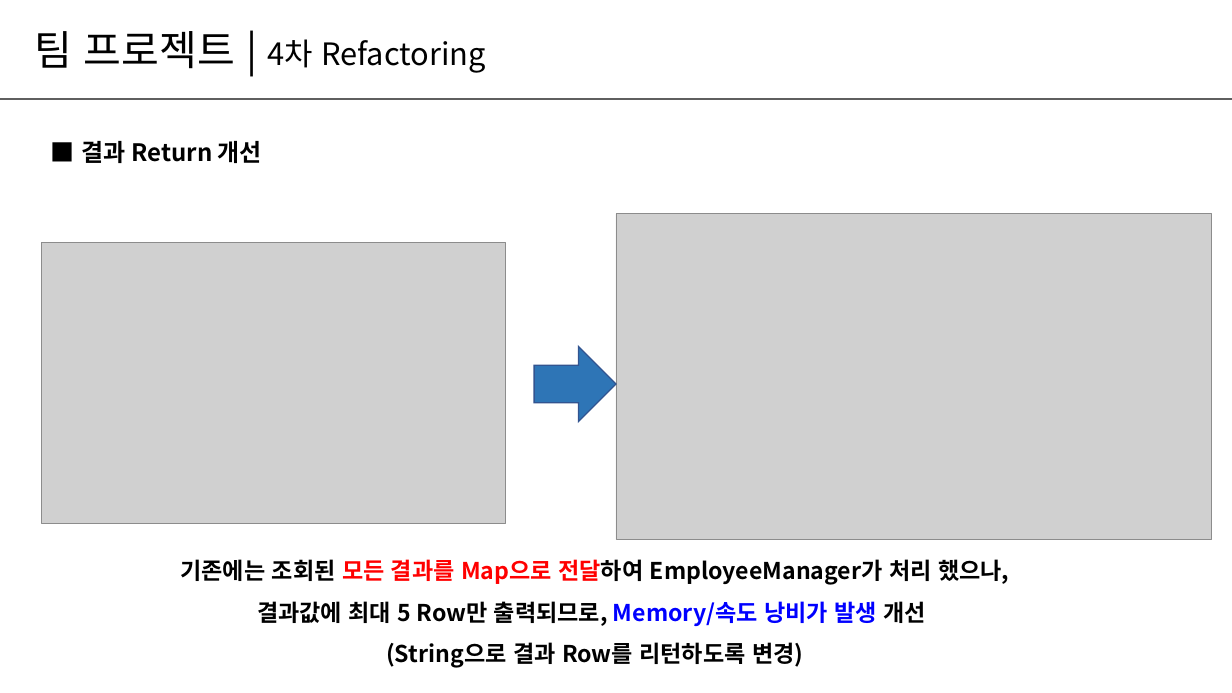
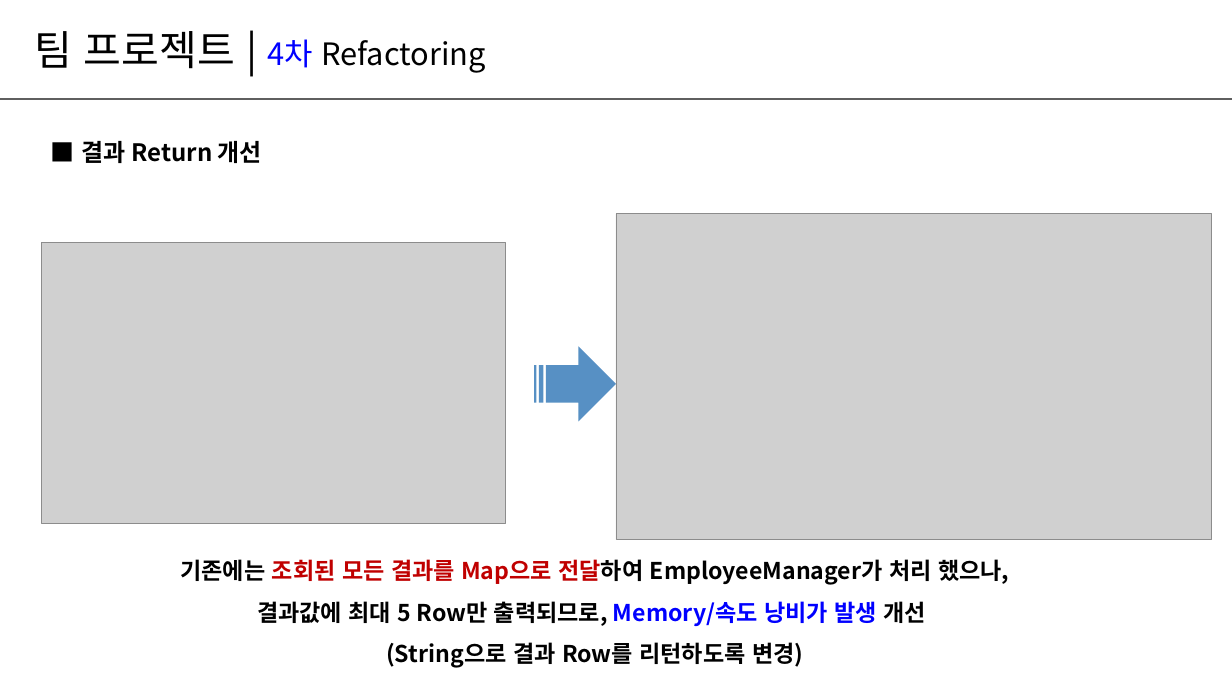
Before and after one commit to wjoongkim/Easy, a slide deck: slide 9 of 팀프로젝트_Easy팀_발표.pptx. Drawn at 1232x693 pixels with LibreOffice and Linux fonts; fonts in the diff are those of the drawing; grey boxes stand for pictures. Boxes give left, top, right and bottom in pixels: in the first picture for what was removed or moved away, otherwise in the second. Text is boxed around its words. In the diff, an @@ line names an element or a change of style, - is before the commit and + after.

```diff
--- a/팀프로젝트_Easy팀_발표.pptx
+++ b/팀프로젝트_Easy팀_발표.pptx
@@ text "팀 프로젝트 | 4차 Refactoring" at (35,31,486,73): text colour #000000 to #0000FF in "4차" @@
@@ right arrow removed at (534,347,616,421) @@
@@ striped right arrow added at (534,347,616,421), fill #2E75B6 at 80% opacity @@
@@ text at (180,559,1009,585): text colour #000000 to #C00000 in "조회된"; text colour #FF0000 to #C00000 in "모든 결과를 Map으로 전달하여" @@
```
Also in this commit, not shown: 11 other slides changed, 1 slide added.
